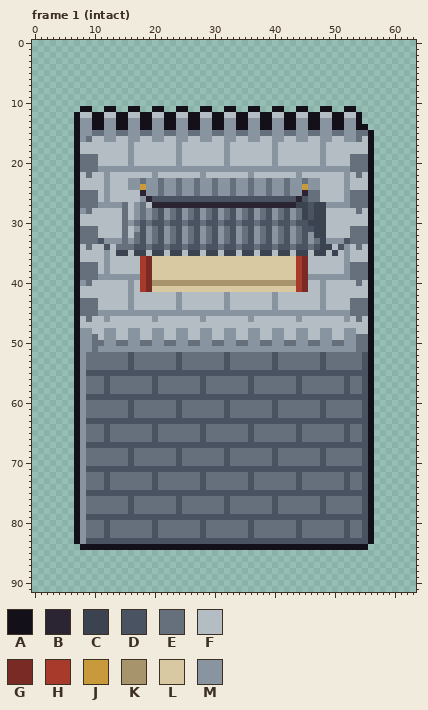
Pixel-art file: art/structures/town_corner_tower.aseprite. The first picture shows the starting point.
64x92 pixels, 4 frames. Colours within 5 levels of each other are drawn and written as one. Shown: frame 1 (intact). The commit also changed other frames, which this record leaves out.
Palette (. is transparent): A #14101a  B #2a2433  C #3b4250  D #4a5361  E #66707d  F #b4bcc4  G #7a2a24  H #a83a2c  J #c99a3c  K #a8946c  L #d9c9a3  M #8994a1
The result:
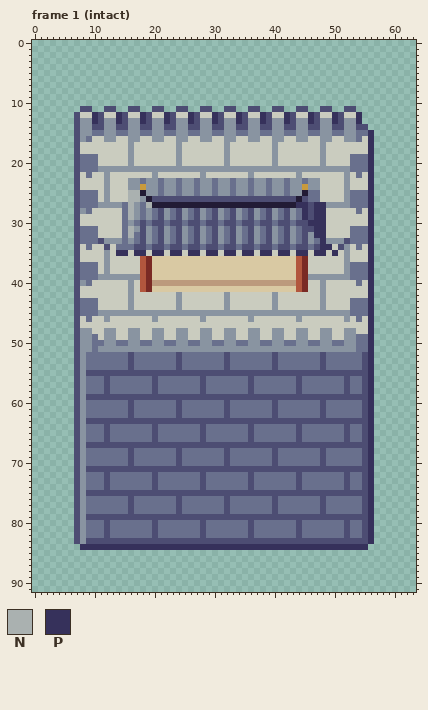
Colours new in this view: N #aab1b0  P #36315b
Changes in this commit:
colour B: #2a2433 -> #221b35
colour D: #4a5361 -> #4d4d73
colour E: #66707d -> #69708d
colour F: #b4bcc4 -> #caccbf
colour H: #a83a2c -> #b2563d
colour K: #a8946c -> #bc9a7d
Frame 1 (intact):
y 11: x 8..9 AA -> DD; x 12..13 AA -> DD; x 16..17 AA -> DD; x 20..21 AA -> DD; x 24..25 AA -> DD; x 28..29 AA -> DD; x 32..33 AA -> DD; x 36..37 AA -> DD; x 40..41 AA -> DD; x 44..45 AA -> DD; x 48..49 AA -> DD; x 52..53 AA -> DD
y 12..13: x 7 A -> D; x 10..11 AA -> PD; x 14..15 AA -> PD; x 18..19 AA -> PD; x 22..23 AA -> PD; x 26..27 AA -> PD; x 30..31 AA -> PD; x 34..35 AA -> PD; x 38..39 AA -> PD; x 42..43 AA -> PD; x 46..47 AA -> PD; x 50..51 AA -> PD; x 54 A -> P
y 14: x 7 A -> D; x 10..11 AA -> DD; x 14..15 AA -> DD; x 18..19 AA -> DD; x 22..23 AA -> DD; x 26..27 AA -> DD; x 30..31 AA -> DD; x 34..35 AA -> DD; x 38..39 AA -> DD; x 42..43 AA -> DD; x 46..47 AA -> DD; x 50..51 AA -> DD; x 54..55 AA -> DD
y 15..24: x 7 A -> D; x 56 A -> P
y 25..26: x 7 A -> D; x 16..17 FF -> NN; x 56 A -> P
y 27: x 7 A -> D; x 16 F -> N; x 19 F -> N; x 44..45 CC -> PP; x 47..48 CC -> PP; x 56 A -> P
y 28..29: x 7 A -> D; x 16 F -> N; x 45 C -> P; x 47..48 CC -> PP; x 56 A -> P
y 30: x 7 A -> D; x 46..48 CCC -> PPP; x 56 A -> P
y 31..32: x 7 A -> D; x 16 F -> N; x 47..48 CC -> PP; x 56 A -> P
y 33: x 7 A -> D; x 48 C -> P; x 56 A -> P
y 34: x 7 A -> D; x 48..49 CC -> PP; x 56 A -> P
y 35: x 7 A -> D; x 14..15 CC -> PP; x 17..18 CC -> PP; x 20..21 CC -> PP; x 23..24 CC -> PP; x 26..27 CC -> PP; x 29..30 CC -> PP; x 32..33 CC -> PP; x 35..36 CC -> PP; x 38..39 CC -> PP; x 41..42 CC -> PP; x 44..45 CC -> PP; x 47..48 CC -> PP; x 50 C -> P; x 56 A -> P
y 36..83: x 7 A -> D; x 56 A -> P
y 84: x 8..55 AAAAAAAAAAAAAAAAAAAAAAAAAAAAAAAAAAAAAAAAAAAAAAAA -> PPPPPPPPPPPPPPPPPPPPPPPPPPPPPPPPPPPPPPPPPPPPPPPP
Changed places in both pictures, as pixel boxes (x1, y1, x2, y2):
changed: (74, 106, 374, 550)
